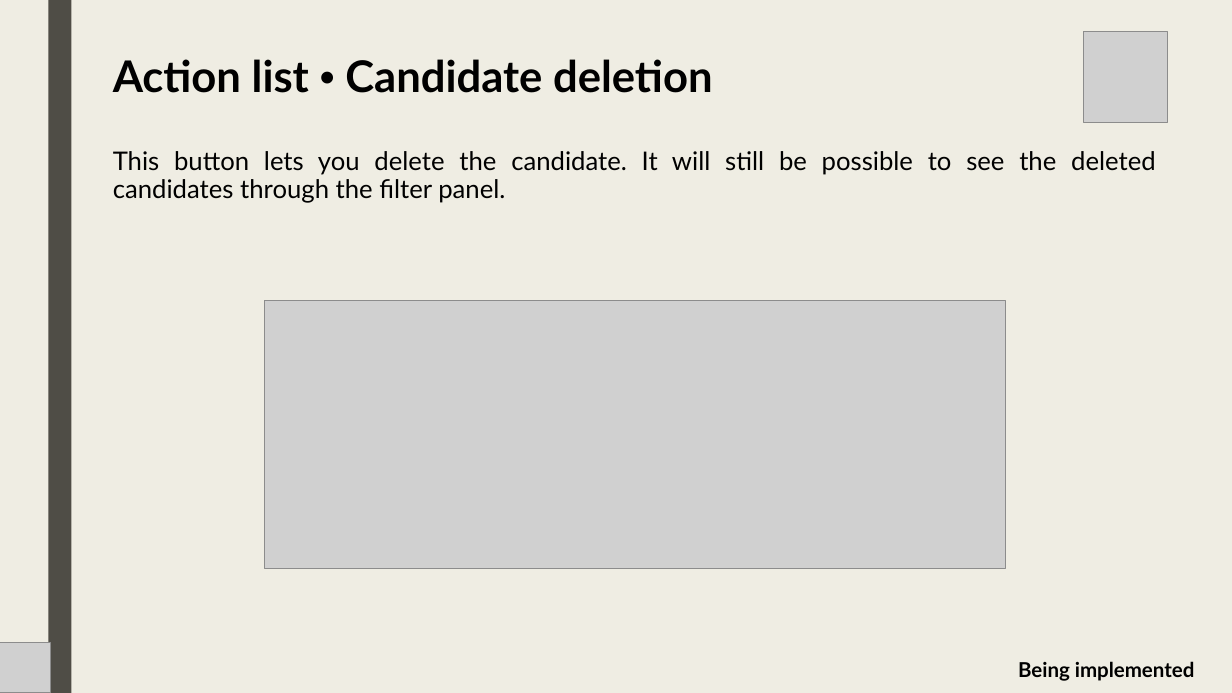
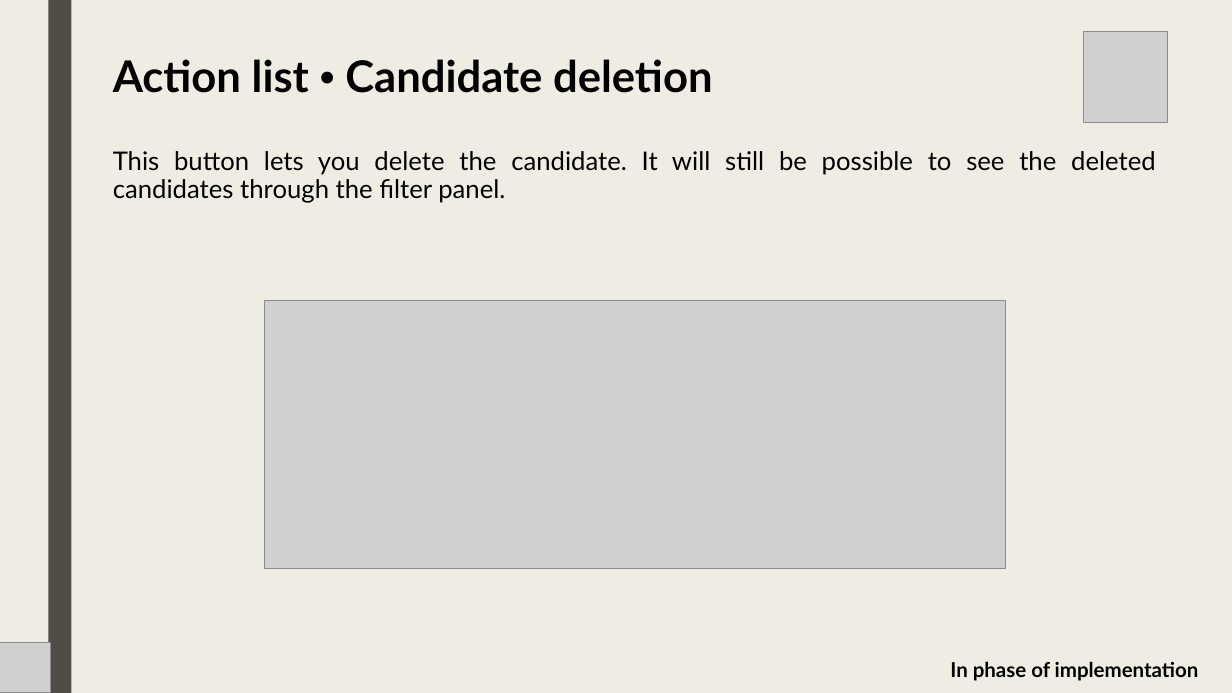
Before and after one commit to lt-scuolalavoro/suit, a slide deck: slide 10 of resources/EN - Suit Database.pptx. Drawn at 1232x693 pixels with LibreOffice and Linux fonts; fonts in the diff are those of the drawing; grey boxes stand for pictures. Boxes give left, top, right and bottom in pixels: in the first picture for what was removed or moved away, otherwise in the second. Text is boxed around its words. In the diff, an @@ line names an element or a change of style, - is before the commit and + after.

```diff
--- a/resources/EN - Suit Database.pptx
+++ b/resources/EN - Suit Database.pptx
@@ text added at [950, 661, 1199, 681], 16 pt, text #000000, bold @@
+In phase of implementation
@@ text removed at [1018, 661, 1194, 681] @@
-Being implemented
```
Also in this commit, not shown: 7 other slides changed, 1 other file.
